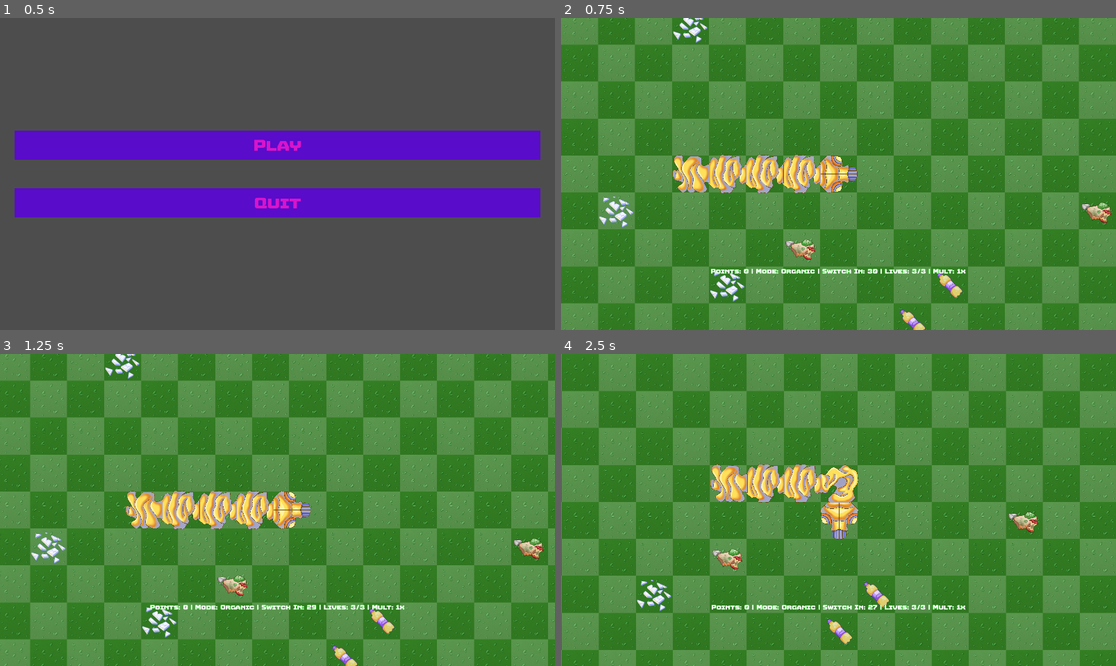
Above: before the commit, frames 1-4 (two rows, left to right).
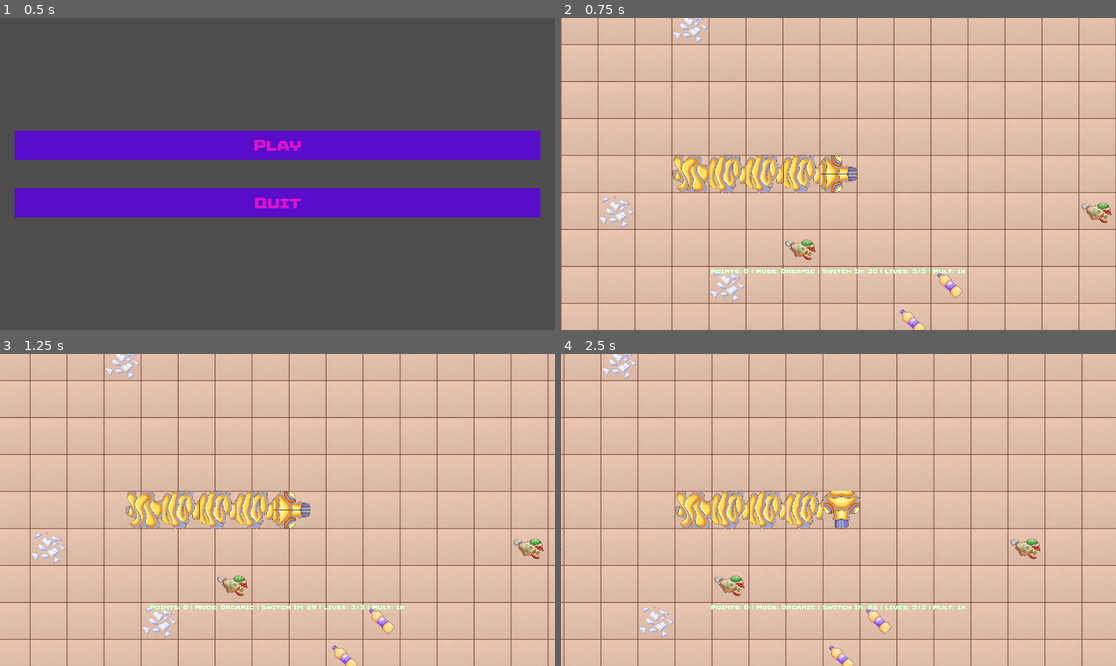
Above: after the commit, the same moments.

Repository: istamarahsan/s3rpent
Game: Godot game, scene res://root.tscn
Same seed, same stepped clock (60 frames per second), same inputs: the game is played once before the commit and once after it.
Inputs:
- Up to frame 1 (0.5 s): no input
- Up to frame 2 (0.75 s): click "Play" at 0.5 s
- Up to frame 3 (1.25 s): no input
- Up to frame 4 (2.5 s): tap Enter (ui_accept) at 1.25, 2.1, 2.27 s; hold Right (ui_right) 1.28-2.03 s; hold Enter (ui_accept) 1.28-2.03 s; hold Down (ui_down) from 2.03 s (still down)

Frame 1 is identical in both runs. In frame 2, 96% of the frame differs, in the area x 0-100%, y 0-100%; in frame 3, 96%; in frame 4, 100%.

Commit message:
terrains basic ceramic

Diff:
--- /dev/null
+++ b/ext/vec_extensions.gd
@@ -0,0 +1,8 @@
+extends Node
+
+func position_space(top_left: Vector2i, bottom_right: Vector2i) -> Array[Vector2i]:
+	var result: Array[Vector2i] = []
+	for x in range(top_left.x, bottom_right.x+1):
+		for y in range(top_left.y, bottom_right.y+1):
+			result.push_back(Vector2i(x, y))
+	return result
--- a/game.gd
+++ b/game.gd
@@ -32,6 +32,13 @@
 
 func _ready():
 	_recreate_game()
+
+func _input(event):
+	if event.is_action_pressed("ui_accept"):
+		if $Timer.is_stopped():
+			$Timer.start()
+		else:
+			$Timer.stop()
 
 func _recreate_game():
 	if inner_game != null:
--- a/presentation/components/board_canvas/board_canvas.gd
+++ b/presentation/components/board_canvas/board_canvas.gd
@@ -8,6 +8,8 @@
 @export_color_no_alpha var coin_color: Color = "gold"
 @export_color_no_alpha var extra_life_color: Color = "blue"
 @export_color_no_alpha var conversion_color: Color = "gold"
+@export_category("Font")
+@export var font: Font
 
 @onready var state_hook: StateHook = $StateHook
 
@@ -24,6 +26,7 @@
 			var position := Vector2i(x, y)
 			var color := _choose_color(position)
 			draw_circle(Vector2(position) * tile_size, 10, color)
+			draw_string(font, (Vector2(position) * tile_size) + Vector2.UP * 16, str(position))
 
 func _choose_color(position: Vector2i) -> Color:
 	var food_state = food_states_cache_by_position.get(position)
--- a/presentation/presentation.gd
+++ b/presentation/presentation.gd
@@ -11,8 +11,7 @@
 var snake_head: SnakeSegment
 
 func _ready():
-	$World.position = Vector2(tile_size/2, tile_size/2)
-	$BoardCanvas.configure(tile_size)
+	$DebugCanvas.configure(tile_size)
 	snake_head = snake_segment_scene.instantiate() as SnakeSegment
 	snake_head.setType(SnakeSegment.SegmentType.Head)
 	add_child(snake_head)
--- a/presentation/presentation.tscn
+++ b/presentation/presentation.tscn
@@ -1,8 +1,9 @@
-[gd_scene load_steps=8 format=3 uid="uid://0i6pfyt0gmrw"]
+[gd_scene load_steps=9 format=3 uid="uid://0i6pfyt0gmrw"]
 
 [ext_resource type="Script" path="res://presentation/presentation.gd" id="1_chn3l"]
 [ext_resource type="Script" path="res://presentation/components/board_canvas/board_canvas.gd" id="2_ckhpm"]
 [ext_resource type="PackedScene" uid="uid://uuayuxs0asq3" path="res://presentation/snake_segment_basic.tscn" id="2_h5g20"]
+[ext_resource type="FontFile" uid="uid://bck4vn8cx20wc" path="res://assets/fonts/Sagu Exora.ttf" id="4_qfap0"]
 [ext_resource type="Script" path="res://hooks/state_hook.gd" id="4_xf8xl"]
 [ext_resource type="Script" path="res://hooks/scheduler_hook.gd" id="6_ehmij"]
 [ext_resource type="AudioStream" uid="uid://bfw5o0ty5oxyt" path="res://assets/sfx/Damaged.wav" id="7_e6k27"]
@@ -13,15 +14,17 @@
 tile_size = 128
 snake_segment_scene = ExtResource("2_h5g20")
 
-[node name="BoardCanvas" type="Node2D" parent="."]
+[node name="World" parent="." instance=ExtResource("7_sxa72")]
+position = Vector2(64, 64)
+
+[node name="DebugCanvas" type="Node2D" parent="."]
+visible = false
 script = ExtResource("2_ckhpm")
 conversion_color = Color(0.427451, 0.352941, 0, 1)
+font = ExtResource("4_qfap0")
 
-[node name="StateHook" type="Node" parent="BoardCanvas"]
+[node name="StateHook" type="Node" parent="DebugCanvas"]
 script = ExtResource("4_xf8xl")
-
-[node name="World" parent="." instance=ExtResource("7_sxa72")]
-position = Vector2(64, 64)
 
 [node name="Camera2D" type="Camera2D" parent="."]
 ignore_rotation = false
@@ -37,5 +40,5 @@
 [node name="Hit" type="AudioStreamPlayer" parent="."]
 stream = ExtResource("7_e6k27")
 
-[connection signal="updated" from="BoardCanvas/StateHook" to="BoardCanvas" method="_on_state_hook_updated"]
+[connection signal="updated" from="DebugCanvas/StateHook" to="DebugCanvas" method="_on_state_hook_updated"]
 [connection signal="updated" from="StateHook" to="." method="_on_state_hook_updated"]
--- a/project.godot
+++ b/project.godot
@@ -18,6 +18,7 @@
 [autoload]
 
 TreeExtensions="*res://ext/tree_extensions.gd"
+VecExtensions="*res://ext/vec_extensions.gd"
 
 [display]
 
--- a/world/background_checkerboard.tscn
+++ b/world/background_checkerboard.tscn
@@ -1,6 +1,6 @@
 [gd_scene load_steps=3 format=3 uid="uid://daic7uqk7s8hb"]
 
-[ext_resource type="TileSet" uid="uid://ch2emyu4h73qt" path="res://world/dual_tile.tres" id="1_20yie"]
+[ext_resource type="TileSet" uid="uid://ch2emyu4h73qt" path="res://world/world_tileset.tres" id="1_20yie"]
 [ext_resource type="Script" path="res://world/background_checkerboard.gd" id="1_uep2h"]
 
 [node name="Bg" type="Node2D"]
--- a/world/dual_tile.tres
+++ /dev/null
@@ -1,29 +0,0 @@
-[gd_resource type="TileSet" load_steps=6 format=3 uid="uid://ch2emyu4h73qt"]
-
-[ext_resource type="Texture2D" uid="uid://cw7bo8itaj45e" path="res://assets/world/tileset.png" id="1_m7nn7"]
-[ext_resource type="Texture2D" uid="uid://d20pk481lsagf" path="res://assets/world/trash-tileset.png" id="2_b0awm"]
-
-[sub_resource type="TileMapPattern" id="TileMapPattern_jtywh"]
-tile_data = PackedInt32Array(0, 0, 0, 65536, 65536, 0, 1, 65536, 0, 65537, 0, 0)
-
-[sub_resource type="TileSetAtlasSource" id="TileSetAtlasSource_qgb4j"]
-resource_name = "ground"
-texture = ExtResource("1_m7nn7")
-texture_region_size = Vector2i(128, 128)
-1:0/0 = 0
-0:0/0 = 0
-
-[sub_resource type="TileSetAtlasSource" id="TileSetAtlasSource_e3il8"]
-resource_name = "trash"
-texture = ExtResource("2_b0awm")
-texture_region_size = Vector2i(128, 128)
-0:0/0 = 0
-1:0/0 = 0
-2:0/0 = 0
-3:0/0 = 0
-
-[resource]
-tile_size = Vector2i(128, 128)
-sources/0 = SubResource("TileSetAtlasSource_qgb4j")
-sources/1 = SubResource("TileSetAtlasSource_e3il8")
-pattern_0 = SubResource("TileMapPattern_jtywh")
--- a/world/plastic.tres
+++ /dev/null
@@ -1,16 +0,0 @@
-[gd_resource type="TileSet" load_steps=3 format=3 uid="uid://cp2tw04i6m4s4"]
-
-[ext_resource type="Texture2D" uid="uid://d20pk481lsagf" path="res://assets/world/trash-tileset.png" id="1_bwh27"]
-
-[sub_resource type="TileSetAtlasSource" id="TileSetAtlasSource_h8cls"]
-texture = ExtResource("1_bwh27")
-texture_region_size = Vector2i(128, 128)
-use_texture_padding = false
-3:0/0 = 0
-2:0/0 = 0
-1:0/0 = 0
-0:0/0 = 0
-
-[resource]
-tile_size = Vector2i(128, 128)
-sources/0 = SubResource("TileSetAtlasSource_h8cls")
--- a/world/world.gd
+++ b/world/world.gd
@@ -4,7 +4,7 @@
 @onready var state_hook: StateHook = $StateHook as StateHook
 
 func _on_state_hook_initialized():
-	_create_world(Vector2i(-state_hook.handle.world_span-1, -state_hook.handle.world_span-1), Vector2i(state_hook.handle.world_span-1, state_hook.handle.world_span-1))
+	_create_world(Vector2i(-state_hook.handle.world_span, -state_hook.handle.world_span), Vector2i(state_hook.handle.world_span, state_hook.handle.world_span))
 
 func _on_state_hook_updated():
 	tilemap.clear_layer(1)
@@ -14,15 +14,8 @@
 		_set_cell_food(food.position - Vector2i.ONE, food.polarity)
 
 func _create_world(from: Vector2i, to: Vector2i):
-	for x in range(from.x, to.x+1):
-		for y in range(from.y, to.y+1):
-			var alt: bool = (x + y) % 2 == 0
-			tilemap.set_cell(
-				0,
-				Vector2i(x, y),
-				0,
-				Vector2i(0,0) if alt else Vector2i(1,0)
-				)
+	var space = VecExtensions.position_space(from-Vector2i.ONE, to-Vector2i.ONE)
+	tilemap.set_cells_terrain_connect(0, space, 0, 1, false)
 
 func _set_cell_food(cell_position: Vector2i, polarity: CybersnakeGame.Polarity):
 	var source_id: int = 1
--- a/world/world.tscn
+++ b/world/world.tscn
@@ -2,7 +2,7 @@
 
 [ext_resource type="Script" path="res://hooks/state_hook.gd" id="1_k50ys"]
 [ext_resource type="Script" path="res://world/world.gd" id="1_pvxfe"]
-[ext_resource type="TileSet" uid="uid://ch2emyu4h73qt" path="res://world/dual_tile.tres" id="3_ey07y"]
+[ext_resource type="TileSet" uid="uid://ch2emyu4h73qt" path="res://world/world_tileset.tres" id="3_anjuj"]
 
 [node name="World" type="Node2D"]
 script = ExtResource("1_pvxfe")
@@ -11,7 +11,7 @@
 script = ExtResource("1_k50ys")
 
 [node name="TileMap" type="TileMap" parent="."]
-tile_set = ExtResource("3_ey07y")
+tile_set = ExtResource("3_anjuj")
 format = 2
 layer_0/name = "ground"
 layer_1/name = "food"
--- /dev/null
+++ b/world/world_tileset.tres
@@ -0,0 +1,138 @@
+[gd_resource type="TileSet" load_steps=9 format=3 uid="uid://ch2emyu4h73qt"]
+
+[ext_resource type="Texture2D" uid="uid://cw7bo8itaj45e" path="res://assets/world/tileset.png" id="1_iwnfm"]
+[ext_resource type="Texture2D" uid="uid://d20pk481lsagf" path="res://assets/world/trash-tileset.png" id="2_22e6w"]
+[ext_resource type="Texture2D" uid="uid://caixnhc48cvog" path="res://assets/world/DirtyBG Tileset.png" id="3_j5w7g"]
+
+[sub_resource type="TileMapPattern" id="TileMapPattern_jtywh"]
+tile_data = PackedInt32Array(0, 0, 0, 65536, 65536, 0, 1, 65536, 0, 65537, 0, 0)
+
+[sub_resource type="TileMapPattern" id="TileMapPattern_bu08k"]
+tile_data = PackedInt32Array(0, 2, 0, 65536, 2, 1, 1, 65538, 0, 65537, 65538, 1)
+
+[sub_resource type="TileSetAtlasSource" id="TileSetAtlasSource_qgb4j"]
+resource_name = "grass"
+texture = ExtResource("1_iwnfm")
+texture_region_size = Vector2i(128, 128)
+0:0/0 = 0
+0:0/0/terrain_set = 0
+0:0/0/terrain = 0
+0:0/0/terrains_peering_bit/right_side = 0
+0:0/0/terrains_peering_bit/bottom_right_corner = 0
+0:0/0/terrains_peering_bit/bottom_side = 0
+0:0/0/terrains_peering_bit/bottom_left_corner = 0
+0:0/0/terrains_peering_bit/left_side = 0
+0:0/0/terrains_peering_bit/top_left_corner = 0
+0:0/0/terrains_peering_bit/top_side = 0
+0:0/0/terrains_peering_bit/top_right_corner = 0
+1:0/0 = 0
+1:0/0/terrain_set = 0
+1:0/0/terrain = 0
+1:0/0/terrains_peering_bit/right_side = 0
+1:0/0/terrains_peering_bit/bottom_right_corner = 0
+1:0/0/terrains_peering_bit/bottom_side = 0
+1:0/0/terrains_peering_bit/bottom_left_corner = 0
+1:0/0/terrains_peering_bit/left_side = 0
+1:0/0/terrains_peering_bit/top_left_corner = 0
+1:0/0/terrains_peering_bit/top_side = 0
+1:0/0/terrains_peering_bit/top_right_corner = 0
+
+[sub_resource type="TileSetAtlasSource" id="TileSetAtlasSource_e3il8"]
+resource_name = "trash"
+texture = ExtResource("2_22e6w")
+texture_region_size = Vector2i(128, 128)
+0:0/0 = 0
+0:0/0/terrain_set = 0
+1:0/0 = 0
+1:0/0/terrain_set = 0
+2:0/0 = 0
+2:0/0/terrain_set = 0
+3:0/0 = 0
+3:0/0/terrain_set = 0
+
+[sub_resource type="TileSetAtlasSource" id="TileSetAtlasSource_1do45"]
+resource_name = "ceramic"
+texture = ExtResource("3_j5w7g")
+texture_region_size = Vector2i(128, 128)
+0:0/0 = 0
+0:0/0/terrain_set = 0
+0:0/0/terrain = 2
+0:0/0/terrains_peering_bit/right_side = 2
+0:0/0/terrains_peering_bit/bottom_right_corner = 2
+0:0/0/terrains_peering_bit/bottom_side = 2
+0:0/0/terrains_peering_bit/bottom_left_corner = 1
+0:0/0/terrains_peering_bit/left_side = 1
+0:0/0/terrains_peering_bit/top_left_corner = 1
+0:0/0/terrains_peering_bit/top_side = 1
+0:0/0/terrains_peering_bit/top_right_corner = 1
+1:0/0 = 0
+1:0/0/terrain_set = 0
+1:0/0/terrain = 2
+1:0/0/terrains_peering_bit/right_side = 1
+1:0/0/terrains_peering_bit/bottom_right_corner = 1
+1:0/0/terrains_peering_bit/bottom_side = 2
+1:0/0/terrains_peering_bit/bottom_left_corner = 2
+1:0/0/terrains_peering_bit/left_side = 2
+1:0/0/terrains_peering_bit/top_left_corner = 1
+1:0/0/terrains_peering_bit/top_side = 1
+1:0/0/terrains_peering_bit/top_right_corner = 1
+2:0/0 = 0
+2:0/0/terrain_set = 0
+2:0/0/terrain = 2
+2:0/0/terrains_peering_bit/right_side = 1
+2:0/0/terrains_peering_bit/bottom_right_corner = 1
+2:0/0/terrains_peering_bit/bottom_side = 1
+2:0/0/terrains_peering_bit/bottom_left_corner = 1
+2:0/0/terrains_peering_bit/left_side = 1
+2:0/0/terrains_peering_bit/top_left_corner = 1
+2:0/0/terrains_peering_bit/top_side = 1
+2:0/0/terrains_peering_bit/top_right_corner = 1
+0:1/0 = 0
+0:1/0/terrain_set = 0
+0:1/0/terrain = 2
+0:1/0/terrains_peering_bit/right_side = 2
+0:1/0/terrains_peering_bit/bottom_right_corner = 1
+0:1/0/terrains_peering_bit/bottom_side = 1
+0:1/0/terrains_peering_bit/bottom_left_corner = 1
+0:1/0/terrains_peering_bit/left_side = 1
+0:1/0/terrains_peering_bit/top_left_corner = 1
+0:1/0/terrains_peering_bit/top_side = 2
+0:1/0/terrains_peering_bit/top_right_corner = 2
+1:1/0 = 0
+1:1/0/terrain_set = 0
+1:1/0/terrain = 2
+1:1/0/terrains_peering_bit/right_side = 1
+1:1/0/terrains_peering_bit/bottom_right_corner = 1
+1:1/0/terrains_peering_bit/bottom_side = 1
+1:1/0/terrains_peering_bit/bottom_left_corner = 1
+1:1/0/terrains_peering_bit/left_side = 2
+1:1/0/terrains_peering_bit/top_left_corner = 2
+1:1/0/terrains_peering_bit/top_side = 2
+1:1/0/terrains_peering_bit/top_right_corner = 1
+2:1/0 = 0
+2:1/0/terrain_set = 0
+2:1/0/terrain = 1
+2:1/0/terrains_peering_bit/right_side = 1
+2:1/0/terrains_peering_bit/bottom_right_corner = 1
+2:1/0/terrains_peering_bit/bottom_side = 1
+2:1/0/terrains_peering_bit/bottom_left_corner = 1
+2:1/0/terrains_peering_bit/left_side = 1
+2:1/0/terrains_peering_bit/top_left_corner = 1
+2:1/0/terrains_peering_bit/top_side = 1
+2:1/0/terrains_peering_bit/top_right_corner = 1
+
+[resource]
+tile_size = Vector2i(128, 128)
+uv_clipping = true
+terrain_set_0/mode = 0
+terrain_set_0/terrain_0/name = "grass"
+terrain_set_0/terrain_0/color = Color(0.164706, 0.639216, 0, 1)
+terrain_set_0/terrain_1/name = "ceramic"
+terrain_set_0/terrain_1/color = Color(0.756863, 0.678431, 0.447059, 1)
+terrain_set_0/terrain_2/name = "dirty"
+terrain_set_0/terrain_2/color = Color(0.46875, 0.5, 0.25, 1)
+sources/0 = SubResource("TileSetAtlasSource_qgb4j")
+sources/1 = SubResource("TileSetAtlasSource_e3il8")
+sources/2 = SubResource("TileSetAtlasSource_1do45")
+pattern_0 = SubResource("TileMapPattern_jtywh")
+pattern_1 = SubResource("TileMapPattern_bu08k")
Not shown, added: assets/world/Blank BG.png.import
Binary file added: assets/world/DirtyBG Tileset.png
Not shown, added: assets/world/DirtyBG Tileset.png.import
Not shown, added: assets/world/DirtyBG.png.import
Not shown, added: assets/world/GrassDark.png.import
Not shown, added: assets/world/GrassLight.png.import
Not shown, added: assets/world/Set1BotLeft.png.import
Not shown, added: assets/world/Set1BotRight.png.import
Not shown, added: assets/world/Set1TopLeft.png.import
Not shown, added: assets/world/Set1TopRight.png.import
Binary file changed: assets/world/tileset.png
Not shown, added: assets/world/Blank BG.png
(and 7 more such lines)
